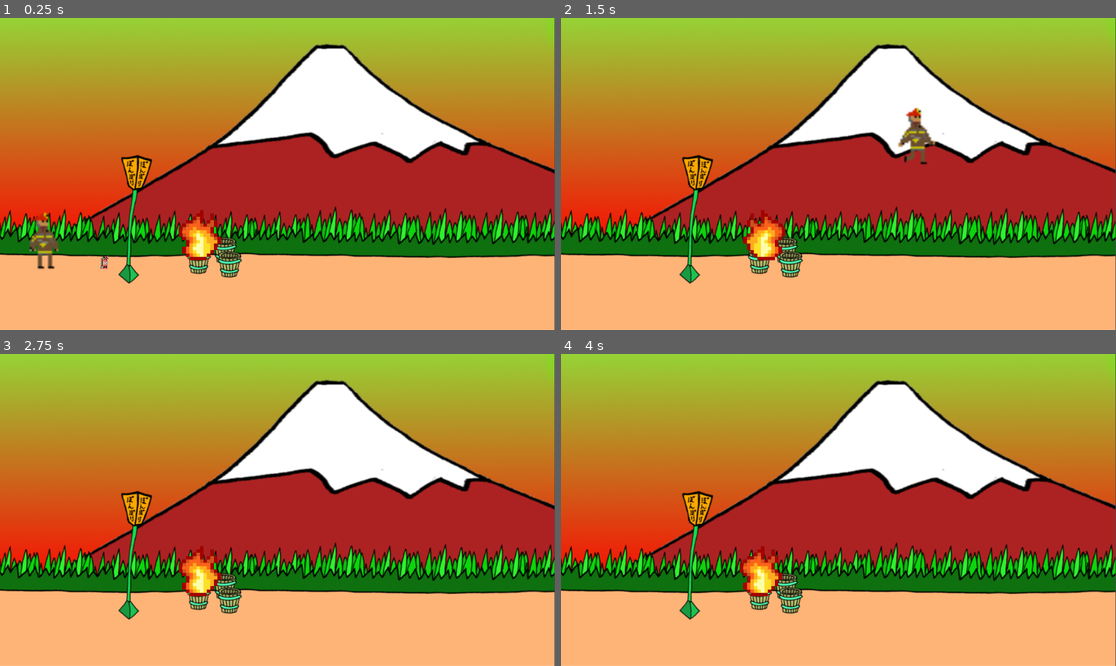
Above: before the commit, frames 1-4 (two rows, left to right).
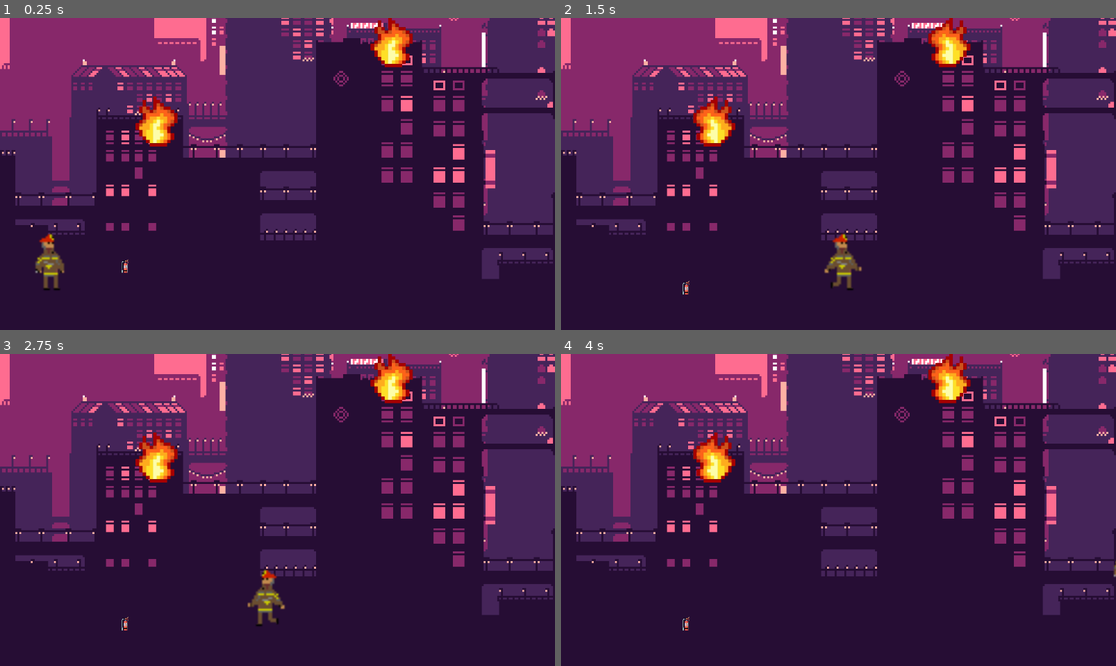
Above: after the commit, the same moments.

Repository: Periusdv/trabalhoa3_jogo_pazjusticainstituicoes
Game: Godot game, scene res://world.tscn
Same seed, same stepped clock (60 frames per second), same inputs: the game is played once before the commit and once after it.
Inputs:
- Up to frame 1 (0.25 s): no input
- Up to frame 2 (1.5 s): hold Right (ui_right) from 0.53 s (still down); tap Up (ui_up) at 0.77 s
- Up to frame 3 (2.75 s): tap Up (ui_up) at 1.52 s; release Right (ui_right) at 2.03 s; hold Left (ui_left) from 2.03 s (still down)
- Up to frame 4 (4 s): release Left (ui_left) at 2.78 s; hold Right (ui_right) from 2.78 s (still down); tap Up (ui_up) at 3.02, 3.77 s

The runs differ from the first frame. In frame 1, 100% of the frame differs, in the area x 0-100%, y 0-100%; in frame 2, 100%; in frame 3, 100%; in frame 4, 100%.

Commit message:
build
implementando animaçoes de bombeiro
nada de scrip por enquando

Diff:
--- a/fogo.tscn
+++ b/fogo.tscn
@@ -1,8 +1,10 @@
-[gd_scene load_steps=6 format=3 uid="uid://g5nf84c05l3e"]
+[gd_scene load_steps=8 format=3 uid="uid://g5nf84c05l3e"]
 
 [ext_resource type="Texture2D" uid="uid://bdl1agxkvvs4e" path="res://flame-lit-1.png.png" id="1_36til"]
 [ext_resource type="Script" uid="uid://dnhhofrtdk2ru" path="res://fogo.gd" id="1_s37p7"]
 [ext_resource type="Texture2D" uid="uid://dfbi8k86nlmfv" path="res://flame-lit-3.png.png" id="2_s37p7"]
+[ext_resource type="Texture2D" uid="uid://stsv2i7eukn7" path="res://flame-lit-1.png (1).png" id="4_prn2k"]
+[ext_resource type="Texture2D" uid="uid://cb3s5igmuwe81" path="res://flame-lit-2.png.png" id="5_6mikp"]
 
 [sub_resource type="SpriteFrames" id="SpriteFrames_xvst4"]
 animations = [{
@@ -22,6 +24,23 @@
 "loop": true,
 "name": &"default",
 "speed": 5.0
+}, {
+"frames": [{
+"duration": 1.0,
+"texture": ExtResource("4_prn2k")
+}, {
+"duration": 1.0,
+"texture": ExtResource("5_6mikp")
+}, {
+"duration": 1.0,
+"texture": ExtResource("5_6mikp")
+}, {
+"duration": 1.0,
+"texture": ExtResource("4_prn2k")
+}],
+"loop": true,
+"name": &"fogo_azul",
+"speed": 5.0
 }]
 
 [sub_resource type="CapsuleShape2D" id="CapsuleShape2D_prn2k"]
@@ -35,8 +54,7 @@
 position = Vector2(62.5, 58)
 scale = Vector2(0.545, 0.52)
 sprite_frames = SubResource("SpriteFrames_xvst4")
-frame = 3
-frame_progress = 0.160039
+frame_progress = 0.0636661
 
 [node name="CollisionShape2D" type="CollisionShape2D" parent="."]
 position = Vector2(63, 64)
--- a/player.gd
+++ b/player.gd
@@ -80,5 +80,5 @@
 		super_power = true
 		speed += 100
 		print("Poder ativado permanentemente!")
-		#$AnimatedSprite2D.animation = "super"
+		$AnimatedSprite2D.animation = "super"
 		#get_parent().change_music(true)
--- a/player.tscn
+++ b/player.tscn
@@ -1,10 +1,16 @@
-[gd_scene load_steps=8 format=3 uid="uid://bo3agc564g32n"]
+[gd_scene load_steps=14 format=3 uid="uid://bo3agc564g32n"]
 
 [ext_resource type="Script" uid="uid://bldhmkkwjygee" path="res://player.gd" id="1_2hs0m"]
 [ext_resource type="Texture2D" uid="uid://4gmu7mysuo0c" path="res://assets/Bombeiro1.png" id="2_sweqy"]
 [ext_resource type="Texture2D" uid="uid://dumcghqho7fqb" path="res://assets/Bombeiro2.png" id="3_2hs0m"]
 [ext_resource type="Texture2D" uid="uid://8ssvmqo50ux8" path="res://assets/Bombeiro3.png" id="4_1jxqw"]
+[ext_resource type="Texture2D" uid="uid://dapvkler531eg" path="res://assets/BombeiroExtintor1.png" id="5_2hs0m"]
+[ext_resource type="Texture2D" uid="uid://c85abjvqvgrwa" path="res://assets/BombeiroExtintorFumaca1.png" id="5_nvl01"]
 [ext_resource type="AudioStream" uid="uid://8xpco82pbyv4" path="res://assets/jump.wav" id="6_1jxqw"]
+[ext_resource type="Texture2D" uid="uid://u0oarvnjca2v" path="res://assets/BombeiroExtintor2.png" id="6_dw050"]
+[ext_resource type="Texture2D" uid="uid://it2n67usymiy" path="res://assets/BombeiroExtintorFumaca2.png" id="6_ivps1"]
+[ext_resource type="Texture2D" uid="uid://c1j4cx4dbq5qr" path="res://assets/BombeiroExtintor3.png" id="7_b26j0"]
+[ext_resource type="Texture2D" uid="uid://dtdu017edmotv" path="res://assets/BombeiroExtintorFumaca3.png" id="7_urp6f"]
 
 [sub_resource type="SpriteFrames" id="SpriteFrames_dw050"]
 animations = [{
@@ -21,23 +27,51 @@
 "loop": true,
 "name": &"default",
 "speed": 5.0
+}, {
+"frames": [{
+"duration": 1.0,
+"texture": ExtResource("5_nvl01")
+}, {
+"duration": 1.0,
+"texture": ExtResource("6_ivps1")
+}, {
+"duration": 1.0,
+"texture": ExtResource("7_urp6f")
+}],
+"loop": true,
+"name": &"fumaça",
+"speed": 5.0
+}, {
+"frames": [{
+"duration": 1.0,
+"texture": ExtResource("5_2hs0m")
+}, {
+"duration": 1.0,
+"texture": ExtResource("6_dw050")
+}, {
+"duration": 1.0,
+"texture": ExtResource("7_b26j0")
+}],
+"loop": true,
+"name": &"super",
+"speed": 5.0
 }]
 
 [sub_resource type="CapsuleShape2D" id="CapsuleShape2D_b26j0"]
-radius = 30.0
-height = 134.0
+radius = 53.0
+height = 130.0
 
 [node name="Player" type="CharacterBody2D"]
 script = ExtResource("1_2hs0m")
 
 [node name="AnimatedSprite2D" type="AnimatedSprite2D" parent="."]
-position = Vector2(49, 158)
+position = Vector2(58, 157)
 scale = Vector2(4.215, 3.991)
 sprite_frames = SubResource("SpriteFrames_dw050")
-frame_progress = 0.953603
+frame_progress = 0.646985
 
 [node name="CollisionShape2D" type="CollisionShape2D" parent="."]
-position = Vector2(37, 70)
+position = Vector2(31, 69)
 shape = SubResource("CapsuleShape2D_b26j0")
 
 [node name="SoundJump" type="AudioStreamPlayer2D" parent="."]
--- a/world.tscn
+++ b/world.tscn
@@ -1,7 +1,7 @@
 [gd_scene load_steps=7 format=3 uid="uid://btob2ibsxxka1"]
 
-[ext_resource type="Texture2D" uid="uid://dvqg2285ugenb" path="res://assets/background.png" id="1_tlwt5"]
 [ext_resource type="PackedScene" uid="uid://bo3agc564g32n" path="res://player.tscn" id="2_aqk2v"]
+[ext_resource type="Texture2D" uid="uid://cw6sfec4db4n0" path="res://assets/Cidade1.png" id="2_dwbse"]
 [ext_resource type="PackedScene" uid="uid://bfv1ckpkmbpy7" path="res://ground.tscn" id="3_036b0"]
 [ext_resource type="AudioStream" uid="uid://bfs8eqbuc5xdy" path="res://assets/music.ogg" id="4_aqk2v"]
 [ext_resource type="PackedScene" uid="uid://g5nf84c05l3e" path="res://fogo.tscn" id="5_036b0"]
@@ -10,22 +10,26 @@
 [node name="World" type="Node2D"]
 
 [node name="Ground" parent="." instance=ExtResource("3_036b0")]
-position = Vector2(511, 567)
+position = Vector2(512, 610)
 
 [node name="TextureRect" type="TextureRect" parent="."]
-offset_right = 1151.0
-offset_bottom = 648.0
-texture = ExtResource("1_tlwt5")
+offset_top = -646.0
+offset_right = 2304.0
+offset_bottom = 650.0
+texture = ExtResource("2_dwbse")
 
 [node name="Player" parent="." instance=ExtResource("2_aqk2v")]
-position = Vector2(55, 453)
+position = Vector2(58, 407)
 
 [node name="fogo" parent="." instance=ExtResource("5_036b0")]
-position = Vector2(356, 393)
+position = Vector2(259, 157)
+
+[node name="fogo2" parent="." instance=ExtResource("5_036b0")]
+position = Vector2(747, -8)
 
 [node name="Music" type="AudioStreamPlayer2D" parent="."]
 stream = ExtResource("4_aqk2v")
 autoplay = true
 
 [node name="Estintor" parent="." instance=ExtResource("6_dwbse")]
-position = Vector2(199, 460)
+position = Vector2(241, 468)
Not shown, added: assets/BombeiroExtintor1.png.import
Not shown, added: assets/BombeiroExtintor2.png.import
Not shown, added: assets/BombeiroExtintor3.png.import
Not shown, added: assets/BombeiroExtintorFumaca1.png.import
Not shown, added: assets/BombeiroExtintorFumaca2.png.import
Not shown, added: assets/BombeiroExtintorFumaca3.png.import
Not shown, added: assets/Cidade1.png.import
Not shown, added: assets/Cidade2.png.import
Not shown, added: assets/Cidade3.png.import
Not shown, added: assets/Extintor_Incendio.png.import
Not shown, added: assets/FumaçaExtintor.png.import
Binary file added: flame-lit-1.png (1).png
(and 3 more such lines)
